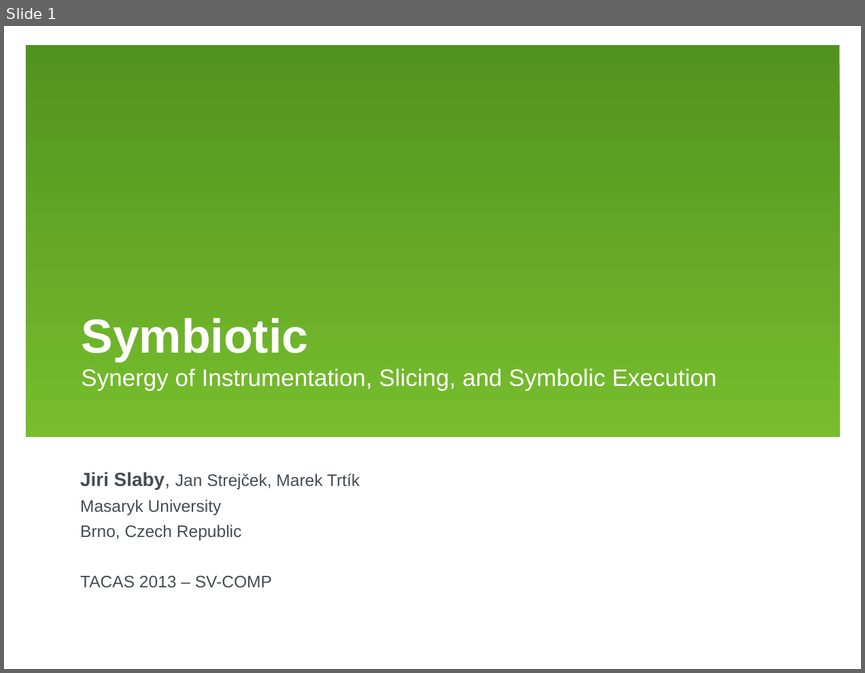
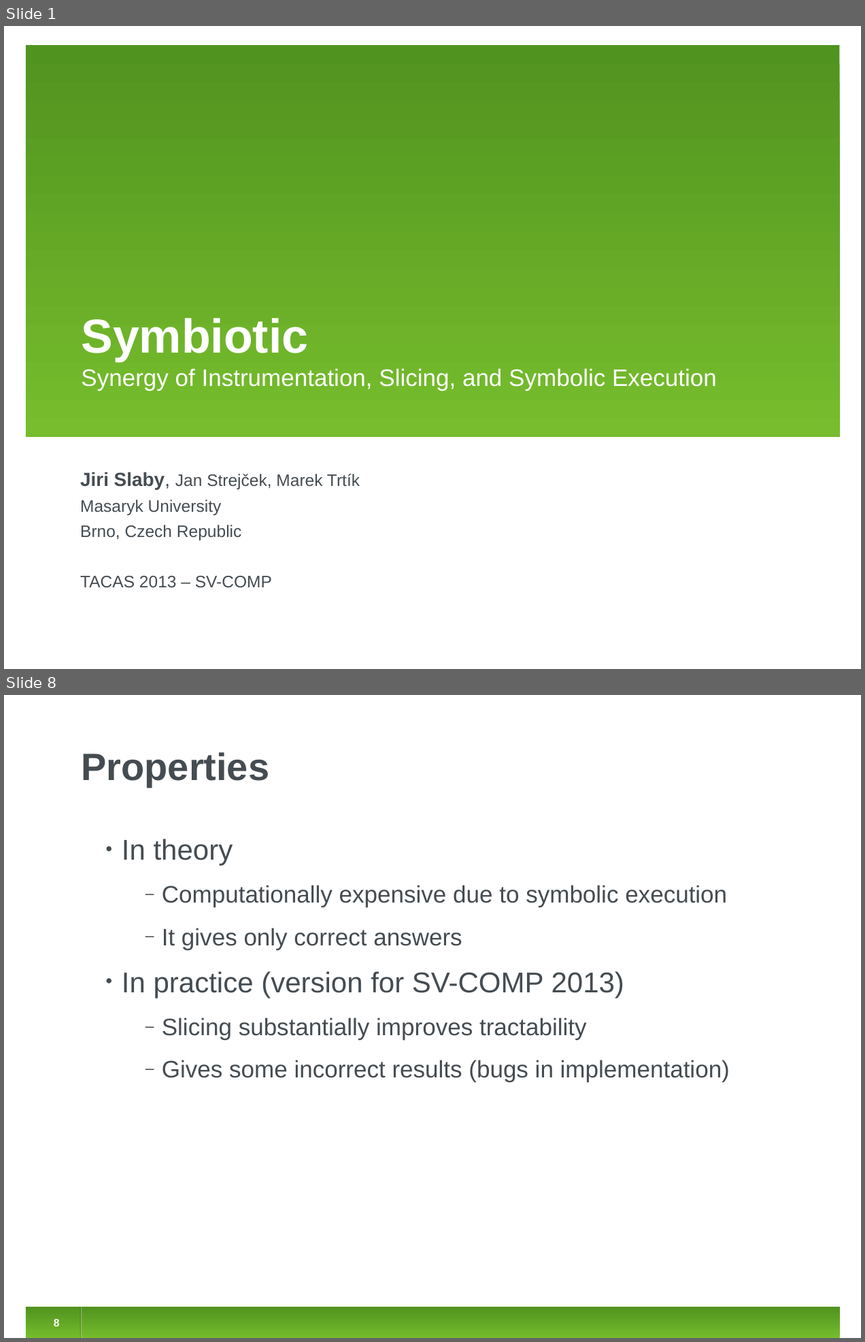
Before and after one commit to jirislaby/writings, a slide deck: presentations/tacas2013.odp. Shown one above the other, each under a label of ours: slide 1 before the commit, slides 1 and 8 after it; the slides between them are not shown. The pictures are 865x673 and 865x1342 pixels, drawn with LibreOffice and Linux fonts; fonts in the diff are those of the drawing. Boxes give left, top, right and bottom in pixels: in the first picture for what was removed or moved away, otherwise in the second. Text is boxed around its words. In the diff, an @@ line names an element or a change of style, - is before the commit and + after.

```diff
--- a/presentations/tacas2013.odp
+++ b/presentations/tacas2013.odp
@@ slide 8 added at (4,695,861,1338), background #FFFFFF @@
@@ title added at (81,752,269,787), 32 pt, text #454C51, bold @@
+Properties
@@ text added at (122,838,730,1082), 20 pt, text #454C51 @@
+• In theory
+  ‒ Computationally expensive due to symbolic execution
+  ‒ It gives only correct answers
+• In practice (version for SV-COMP 2013)
+  ‒ Slicing substantially improves tractability
+  ‒ Gives some incorrect results (bugs in implementation)
@@ rectangle added at (26,1307,839,1338), fill gradient #77BD2D to #51931F @@
@@ page number added at (54,1319,60,1326), 9 pt, text #FFFFFF, bold @@
+8
@@ line added from (80, 1307) to (80, 1338), #3F7418 0.74 pt @@
@@ line added from (81, 1307) to (81, 1338), #FFFFFF 0.74 pt @@
```
Also in this commit, not shown: 4 slides changed, 7 other slides added, 5 slides removed.
